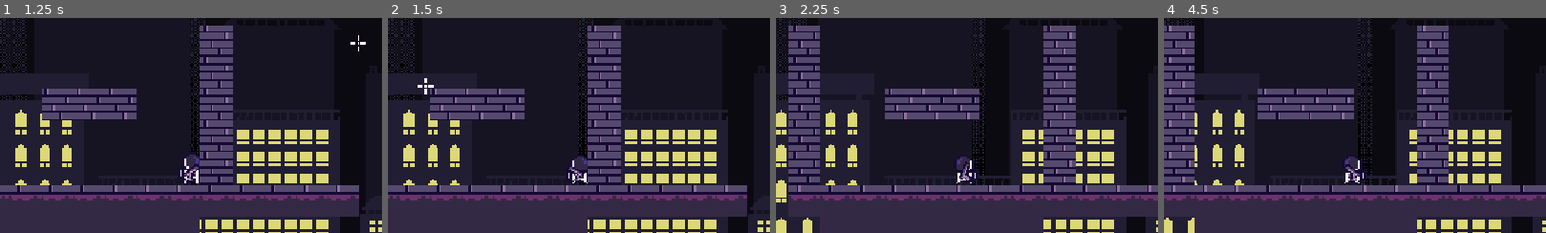
Above: before the commit, frames 1-4 (left to right).
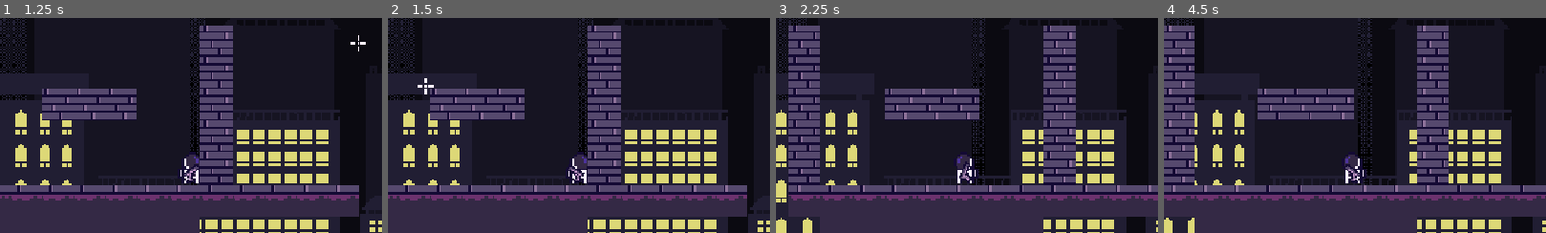
Above: after the commit, the same moments.

Repository: kyteidev/rogueshot
Game: Godot game, scene res://scenes/game_debug.tscn
Same seed, same stepped clock (60 frames per second), same inputs: the game is played once before the commit and once after it.
Inputs (mouse positions are % of the whole screen's width and height, from its top left):
- Up to frame 1 (1.25 s): tap Enter at 0.5 s; move the mouse to (72, 45) at 0.52 s; hold D (player_right) from 0.53 s (still down); hold Shift (player_sprint) from 0.53 s (still down); tap W (player_jump) at 0.77 s
- Up to frame 2 (1.5 s): keep holding D (player_right); move the mouse to (30, 55) at 1.27 s; release Shift (player_sprint) at 1.28 s; click (30, 55) at 1.35 s
- Up to frame 3 (2.25 s): tap W (player_jump) at 1.52 s; tap Shift (player_sprint) at 1.55 s; move the mouse to (60, 28) at 2.02 s; release D (player_right) at 2.03 s; hold A (player_left) from 2.03 s (still down); hold Shift (player_sprint) from 2.03 s (still down)
- Up to frame 4 (4.5 s): move the mouse to (45, 70) at 2.77 s; release A (player_left) at 2.78 s; release Shift (player_sprint) at 2.78 s; hold D (player_right) 2.78-4.28 s; tap E (weapon_next) at 2.85 s; tap W (player_jump) at 3.02, 3.77 s; tap Shift (player_sprint) at 3.05, 4.35 s; move the mouse to (80, 65) at 3.52 s; hold Shift (player_sprint) 3.53-4.28 s; tap Q (weapon_previous) at 3.6 s; move the mouse to (20, 35) at 4.27 s; hold A (player_left) from 4.28 s (still down)
The pictures show only the part of the screen within x 25-75%, y 39-89%; the shares and areas given below are measured in that part.

Frame 1 is identical in both runs. In frame 2, 0.2% of the frame differs, in the area x 47-53%, y 62-77%; in frame 3, 0.1%; in frame 4, 0.2%.

Commit message:
increase run animation speed when sprinting

Diff:
--- a/scripts/player.gd
+++ b/scripts/player.gd
@@ -34,6 +34,7 @@
 var reached_peak = false
 
 var speed = 0.0
+var sprinting = false
 
 
 func get_custom_gravity(vel) -> float:
@@ -79,11 +80,13 @@
 
 	# sprint system
 	if Input.is_action_pressed("player_sprint"):
+		sprinting = true
 		speed = BASE_SPEED * SPRINT_MULTIPLIER
 
 		if sm.reloading:
 			crosshair.cancel_reload()
 	else:
+		sprinting = false
 		speed = BASE_SPEED
 
 	# flip direction
@@ -98,6 +101,7 @@
 		if direction == 0:
 			anim_sprite.play("idle")
 		else:
+			anim_sprite.speed_scale = 1.5 if sprinting else 1.0
 			anim_sprite.play("run")
 	else:
 		anim_sprite.play("jump")
